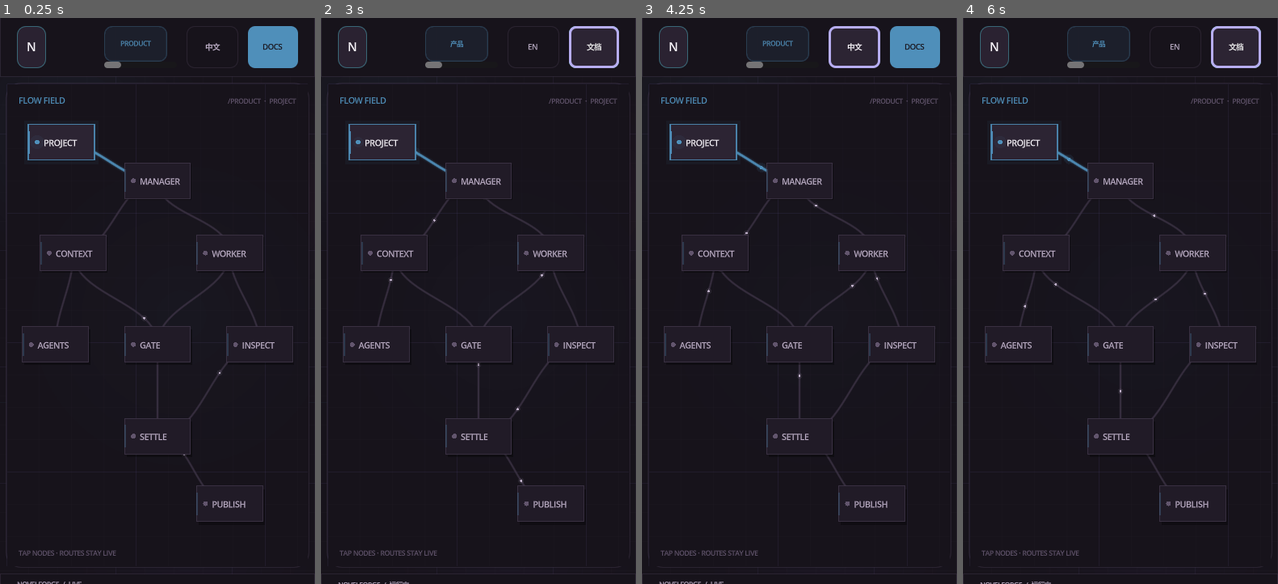
Above: before the commit, frames 1-4 (left to right).
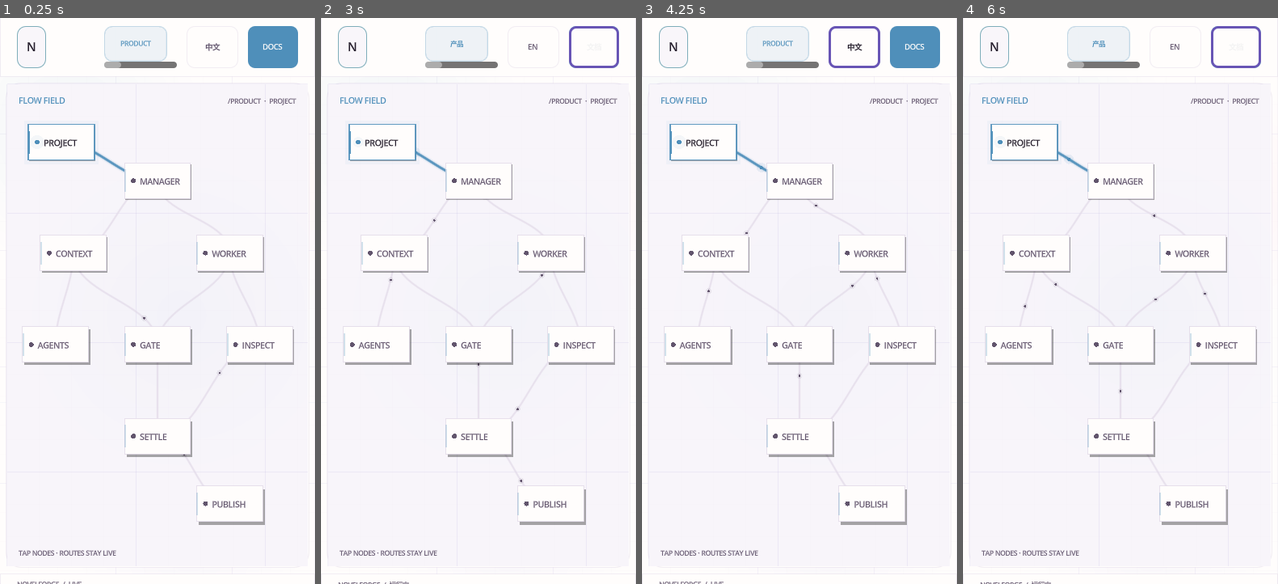
Above: after the commit, the same moments.

Repository: xiaooye/Quillframe
Game: Godot game, scene res://Main.tscn
Two runs of this game, one before a commit and one after it. Both use one fixed random seed, a clock stepped at 60 frames per second and the inputs below.
Inputs:
- Up to frame 1 (0.25 s): no input
- Up to frame 2 (3 s): click "PRODUCT" at 0.5 s; click "STUDIO" at 1.25 s; click "产品" at 2 s; click "架构" at 2.75 s
- Up to frame 3 (4.25 s): click "EN" at 3.5 s
- Up to frame 4 (6 s): click "ARCHITECTURE" at 4.25 s; click "中文" at 5 s; click "文档" at 5.75 s

The runs differ from the first frame. In frame 1, 99% of the frame differs, in the area x 0-100%, y 0-100%; in frame 2, 100%; in frame 3, 99%; in frame 4, 100%.

Commit message:
fix(site): regenerate light Story Loom Godot tokens

Diff:
--- a/site/godot/generated/story_loom_tokens.gd
+++ b/site/godot/generated/story_loom_tokens.gd
@@ -3,22 +3,22 @@
 
 const TOKEN_SCHEMA := "novelforge_brand_tokens_v2"
 const THEME_NAME := "Story Loom v2"
-const BACKGROUND := Color("#17131B")
-const FOREGROUND := Color("#F8F5FA")
-const MUTED := Color("#2C2433")
-const MUTED_FOREGROUND := Color("#BDAFC7")
-const CARD := Color("#211B27")
-const CARD_FOREGROUND := Color("#F8F5FA")
-const BORDER := Color("#403649")
-const PRIMARY := Color("#B7ADF1")
-const PRIMARY_FOREGROUND := Color("#17131B")
-const RING := Color("#B7ADF1")
-const DESTRUCTIVE := Color("#E39AAA")
-const SUCCESS := Color("#9ED5BE")
-const WARNING := Color("#E8C47D")
-const SURFACE_RAISED := Color("#211B27")
-const SURFACE_OVERLAY := Color("#2C2433")
-const SURFACE_SUNKEN := Color("#17131B")
+const BACKGROUND := Color("#FFFDFC")
+const FOREGROUND := Color("#241D2B")
+const MUTED := Color("#F8F5FA")
+const MUTED_FOREGROUND := Color("#62556D")
+const CARD := Color("#FFFDFC")
+const CARD_FOREGROUND := Color("#241D2B")
+const BORDER := Color("#E2DAE8")
+const PRIMARY := Color("#6855B5")
+const PRIMARY_FOREGROUND := Color("#FFFDFC")
+const RING := Color("#6855B5")
+const DESTRUCTIVE := Color("#9E4053")
+const SUCCESS := Color("#35735D")
+const WARNING := Color("#8F651F")
+const SURFACE_RAISED := Color("#FFFDFC")
+const SURFACE_OVERLAY := Color("#FFFDFC")
+const SURFACE_SUNKEN := Color("#F8F5FA")
 const PROJECT_FILL := Color("#DDEFF8")
 const PROJECT := Color("#4F8FBA")
 const RUNTIME_FILL := Color("#E7E1F8")
